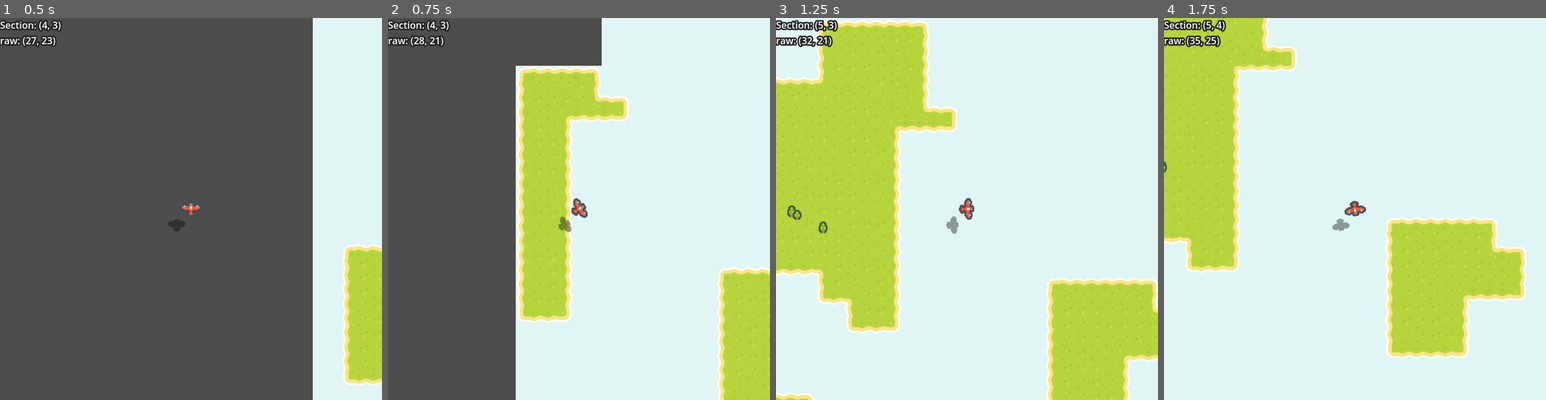
Above: before the commit, frames 1-4 (left to right).
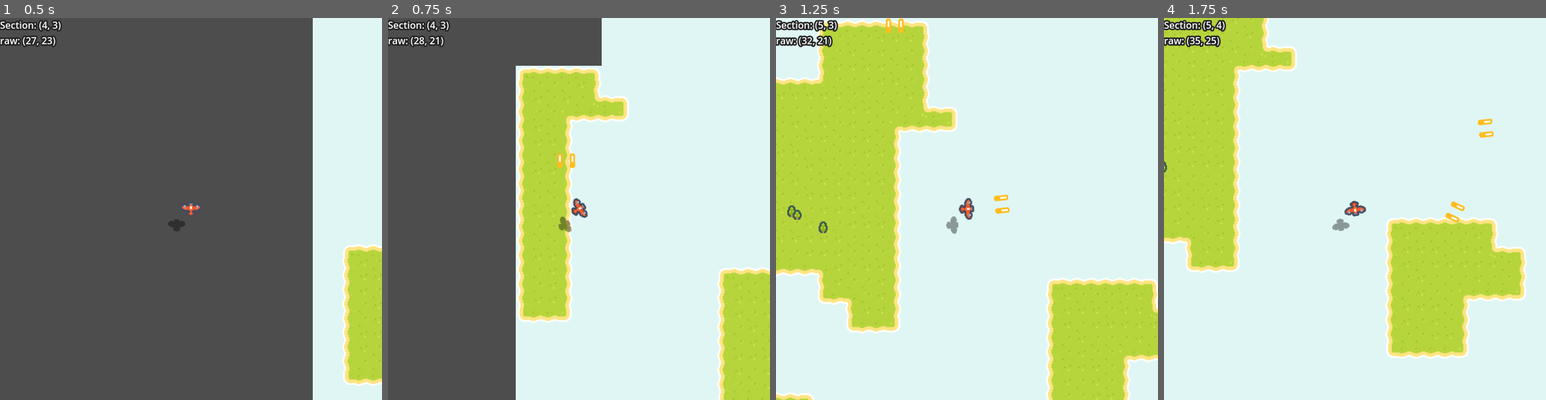
Above: after the commit, the same moments.

Repository: Sammy-T/Aero-Fight
Game: Godot game, scene res://scenes/level.tscn
The game is run twice, just before and just after one commit, with the same random seed, the same clock (stepped at 60 frames per second) and the same inputs.
Inputs:
- Up to frame 1 (0.5 s): no input
- Up to frame 2 (0.75 s): hold Right (ui_right) from 0.53 s (still down); hold Space (fire, bound only after the commit) from 0.53 s (still down)
- Up to frame 3 (1.25 s): keep holding Right (ui_right); keep holding Space (fire, bound only after the commit)
- Up to frame 4 (1.75 s): release Right (ui_right) at 1.28 s; release Space (fire, bound only after the commit) at 1.28 s; hold Down (ui_down) from 1.28 s (still down); tap Space (fire, bound only after the commit) at 1.35 s

Frame 1 is identical in both runs. In frame 2, 0.1% of the frame differs, in the area x 44-50%, y 35-40%; in frame 3, 0.2%; in frame 4, 0.2%, in the area x 73-87%, y 26-54%.

Commit message:
Create bullets

Diff:
--- a/project.godot
+++ b/project.godot
@@ -19,3 +19,35 @@
 
 window/size/viewport_width=640
 window/size/viewport_height=640
+
+[input]
+
+move_up={
+"deadzone": 0.5,
+"events": [Object(InputEventKey,"resource_local_to_scene":false,"resource_name":"","device":-1,"window_id":0,"alt_pressed":false,"shift_pressed":false,"ctrl_pressed":false,"meta_pressed":false,"pressed":false,"keycode":4194320,"physical_keycode":0,"key_label":0,"unicode":0,"echo":false,"script":null)
+, Object(InputEventKey,"resource_local_to_scene":false,"resource_name":"","device":-1,"window_id":0,"alt_pressed":false,"shift_pressed":false,"ctrl_pressed":false,"meta_pressed":false,"pressed":false,"keycode":0,"physical_keycode":87,"key_label":0,"unicode":119,"echo":false,"script":null)
+]
+}
+move_down={
+"deadzone": 0.5,
+"events": [Object(InputEventKey,"resource_local_to_scene":false,"resource_name":"","device":-1,"window_id":0,"alt_pressed":false,"shift_pressed":false,"ctrl_pressed":false,"meta_pressed":false,"pressed":false,"keycode":4194322,"physical_keycode":0,"key_label":0,"unicode":0,"echo":false,"script":null)
+, Object(InputEventKey,"resource_local_to_scene":false,"resource_name":"","device":-1,"window_id":0,"alt_pressed":false,"shift_pressed":false,"ctrl_pressed":false,"meta_pressed":false,"pressed":false,"keycode":0,"physical_keycode":83,"key_label":0,"unicode":115,"echo":false,"script":null)
+]
+}
+move_left={
+"deadzone": 0.5,
+"events": [Object(InputEventKey,"resource_local_to_scene":false,"resource_name":"","device":-1,"window_id":0,"alt_pressed":false,"shift_pressed":false,"ctrl_pressed":false,"meta_pressed":false,"pressed":false,"keycode":4194319,"physical_keycode":0,"key_label":0,"unicode":0,"echo":false,"script":null)
+, Object(InputEventKey,"resource_local_to_scene":false,"resource_name":"","device":-1,"window_id":0,"alt_pressed":false,"shift_pressed":false,"ctrl_pressed":false,"meta_pressed":false,"pressed":false,"keycode":0,"physical_keycode":65,"key_label":0,"unicode":97,"echo":false,"script":null)
+]
+}
+move_right={
+"deadzone": 0.5,
+"events": [Object(InputEventKey,"resource_local_to_scene":false,"resource_name":"","device":-1,"window_id":0,"alt_pressed":false,"shift_pressed":false,"ctrl_pressed":false,"meta_pressed":false,"pressed":false,"keycode":4194321,"physical_keycode":0,"key_label":0,"unicode":0,"echo":false,"script":null)
+, Object(InputEventKey,"resource_local_to_scene":false,"resource_name":"","device":-1,"window_id":0,"alt_pressed":false,"shift_pressed":false,"ctrl_pressed":false,"meta_pressed":false,"pressed":false,"keycode":0,"physical_keycode":68,"key_label":0,"unicode":100,"echo":false,"script":null)
+]
+}
+fire={
+"deadzone": 0.5,
+"events": [Object(InputEventKey,"resource_local_to_scene":false,"resource_name":"","device":-1,"window_id":0,"alt_pressed":false,"shift_pressed":false,"ctrl_pressed":false,"meta_pressed":false,"pressed":false,"keycode":32,"physical_keycode":0,"key_label":0,"unicode":32,"echo":false,"script":null)
+]
+}
--- /dev/null
+++ b/scenes/bullet.tscn
@@ -0,0 +1,23 @@
+[gd_scene load_steps=4 format=3 uid="uid://bnuumorhe6p5m"]
+
+[ext_resource type="Script" path="res://scripts/bullet.gd" id="1_2huj5"]
+[ext_resource type="Texture2D" uid="uid://dbe6sch6fl0tc" path="res://assets/kenney_pixel-shmup/Tiles/tile_0000.png" id="1_xvvho"]
+
+[sub_resource type="RectangleShape2D" id="RectangleShape2D_ty1y3"]
+size = Vector2(14, 14)
+
+[node name="Bullet" type="Area2D"]
+input_pickable = false
+script = ExtResource("1_2huj5")
+
+[node name="CollisionShape2D" type="CollisionShape2D" parent="."]
+shape = SubResource("RectangleShape2D_ty1y3")
+
+[node name="Sprite2D" type="Sprite2D" parent="."]
+texture = ExtResource("1_xvvho")
+
+[node name="LifeTimer" type="Timer" parent="."]
+one_shot = true
+autostart = true
+
+[connection signal="timeout" from="LifeTimer" to="." method="_on_life_timer_timeout"]
--- a/scenes/player.tscn
+++ b/scenes/player.tscn
@@ -67,9 +67,22 @@
 [node name="Sprite" type="Sprite2D" parent="."]
 texture = ExtResource("2_jcm6v")
 
+[node name="Gun" type="Node2D" parent="."]
+unique_name_in_owner = true
+position = Vector2(-7, -8)
+
+[node name="Gun2" type="Node2D" parent="."]
+unique_name_in_owner = true
+position = Vector2(7, -8)
+
 [node name="CollisionShape2D" type="CollisionShape2D" parent="."]
-visible = false
 shape = SubResource("CircleShape2D_dtlpc")
 
 [node name="Camera2D" type="Camera2D" parent="."]
 zoom = Vector2(1.5, 1.5)
+
+[node name="FireTimer" type="Timer" parent="."]
+unique_name_in_owner = true
+wait_time = 0.5
+
+[connection signal="timeout" from="FireTimer" to="." method="_fire_bullets"]
--- a/scenes/tile_map_gen.tscn
+++ b/scenes/tile_map_gen.tscn
@@ -471,7 +471,7 @@
 outline_size = 10
 outline_color = Color(0.137255, 0.137255, 0.137255, 1)
 
-[node name="TileMapGen" type="TileMap"]
+[node name="TileMapGen" type="TileMap" groups=["map"]]
 tile_set = SubResource("TileSet_3l6d4")
 format = 2
 layer_0/name = "Environment"
--- /dev/null
+++ b/scripts/bullet.gd
@@ -0,0 +1,26 @@
+extends Area2D
+
+
+const SPEED: float = 200
+
+var velocity: Vector2
+
+
+# Called when the node enters the scene tree for the first time.
+#func _ready() -> void:
+#	pass # Replace with function body.
+
+
+func init_bullet(pos: Vector2, dir_angle: float, source_speed: float) -> void:
+	position = pos
+	rotation = dir_angle
+	velocity = -transform.y * (SPEED + source_speed)
+
+
+# Called every frame. 'delta' is the elapsed time since the previous frame.
+func _process(delta: float) -> void:
+	position += velocity * delta
+
+
+func _on_life_timer_timeout() -> void:
+	queue_free()
--- a/scripts/level.gd
+++ b/scripts/level.gd
@@ -1,9 +1,9 @@
 extends Node2D
 
 
+var player: Node2D
+
 @onready var tile_map: TileMap = %TileMapGen
-
-var player: Node2D
 
 
 # Called when the node enters the scene tree for the first time.
--- a/scripts/player.gd
+++ b/scripts/player.gd
@@ -1,5 +1,7 @@
 extends CharacterBody2D
 
+
+const Bullet: PackedScene = preload("res://scenes/bullet.tscn")
 
 const MAX_SPEED: float = 250
 const MAX_ROT_SPEED: float = 5
@@ -7,11 +9,18 @@
 const DECELERATION: float = 1
 
 var speed: float = MAX_SPEED / 2
+var tile_map: TileMap
+
+@onready var shadow_holder: Node2D = %ShadowHolder
+@onready var shadow: Sprite2D = %Shadow
+@onready var gun: Node2D = %Gun
+@onready var gun_2: Node2D = %Gun2
+@onready var fire_timer: Timer = %FireTimer
 
 
 # Called when the node enters the scene tree for the first time.
-#func _ready() -> void:
-#	pass # Replace with function body.
+func _ready() -> void:
+	tile_map = get_tree().get_first_node_in_group("map")
 
 
 # Called every frame. 'delta' is the elapsed time since the previous frame.
@@ -20,15 +29,15 @@
 
 
 func _physics_process(delta: float) -> void:
-	var desired_rot_dir: Vector2 = Input.get_vector("ui_left", "ui_right", "ui_up", "ui_down")\
+	var desired_dir: Vector2 = Input.get_vector("move_left", "move_right", "move_up", "move_down")\
 			.rotated(PI / 2)
 
-	if desired_rot_dir.length() > 0:
-		rotation = lerp_angle(rotation, desired_rot_dir.angle(), MAX_ROT_SPEED * delta)
+	if desired_dir.length() > 0:
+		rotation = lerp_angle(rotation, desired_dir.angle(), MAX_ROT_SPEED * delta)
 
 		# If there's input while the player is already rotated
 		# in the desired direction, apply acceleration.
-		if _is_rot_equal_approx(rotation, desired_rot_dir.angle()):
+		if _is_rot_equal_approx(rotation, desired_dir.angle()):
 			speed = move_toward(speed, MAX_SPEED, ACCELERATION)
 	else:
 		speed = move_toward(speed, MAX_SPEED / 2, DECELERATION)
@@ -36,8 +45,27 @@
 	velocity = -transform.y * speed # Apply forward movement
 	move_and_slide()
 
-	%ShadowHolder.rotation = -rotation
-	%Shadow.rotation = rotation
+	shadow_holder.rotation = -rotation
+	shadow.rotation = rotation
+
+
+func _unhandled_input(event: InputEvent) -> void:
+	if event.is_action_pressed("fire"):
+		_fire_bullets()
+		fire_timer.start()
+	elif event.is_action_released("fire"):
+		fire_timer.stop()
+
+
+func _fire_bullets() -> void:
+	var bullet: Area2D = Bullet.instantiate()
+	bullet.init_bullet(gun.global_position, rotation, speed)
+
+	var bullet_2: Area2D = bullet.duplicate()
+	bullet_2.init_bullet(gun_2.global_position, rotation, speed)
+
+	tile_map.add_child(bullet)
+	tile_map.add_child(bullet_2)
 
 
 # A helper to determine if two rotations (in rads) are approximately equal
